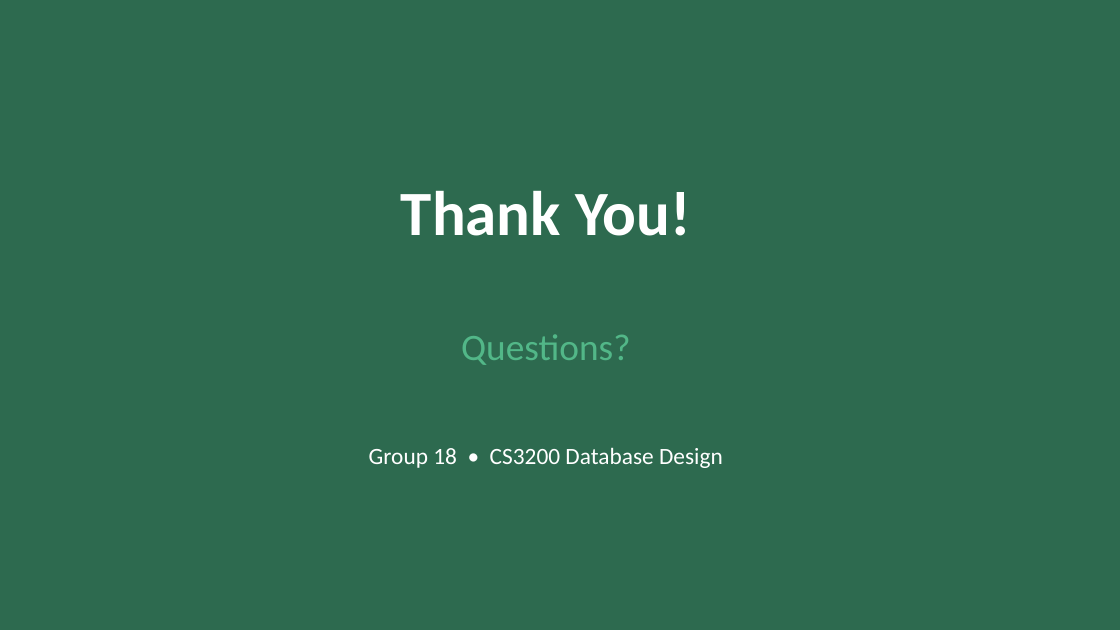
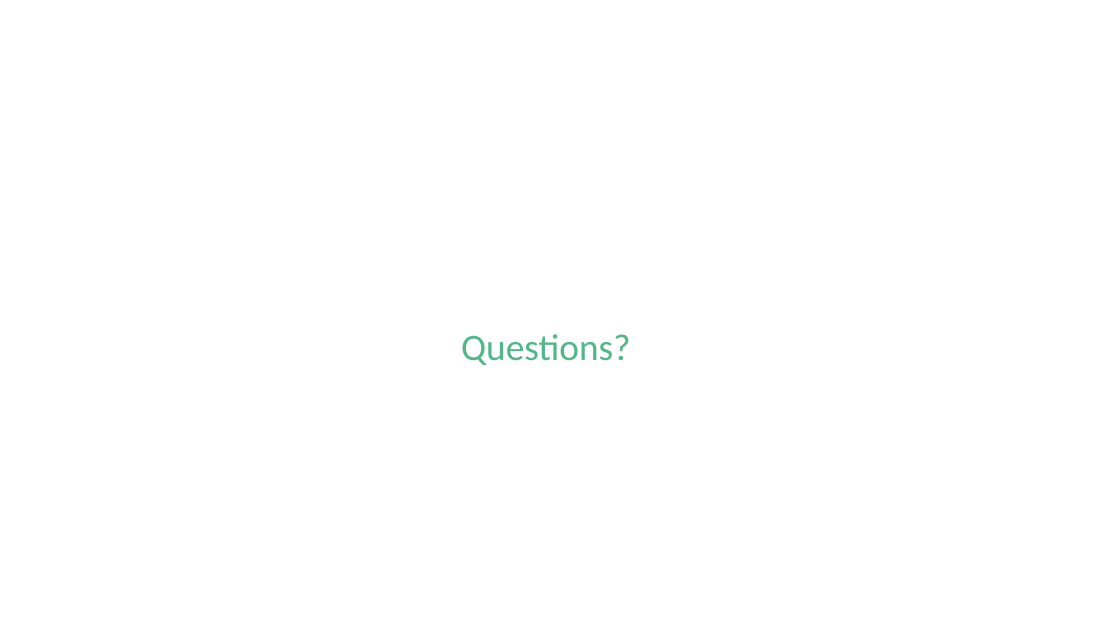
Before and after one commit to jonathan-chamberlin/cs3200-project, a slide deck: slide 10 of presentation/CS3200_Food_Waste_Tracker.pptx. Drawn at 1120x630 pixels with LibreOffice and Linux fonts; fonts in the diff are those of the drawing. Boxes give left, top, right and bottom in pixels: in the first picture for what was removed or moved away, otherwise in the second. Text is boxed around its words. In the diff, an @@ line names an element or a change of style, - is before the commit and + after.

```diff
--- a/presentation/CS3200_Food_Waste_Tracker.pptx
+++ b/presentation/CS3200_Food_Waste_Tracker.pptx
@@ background #2D6A4F to #FFFFFF @@
@@ text removed at bbox=[401, 190, 691, 236] @@
-Thank You!
@@ text removed at bbox=[369, 447, 723, 468] @@
-Group 18 • CS3200 Database Design
```
Also in this commit, not shown: 9 other slides changed, 1 other file.
